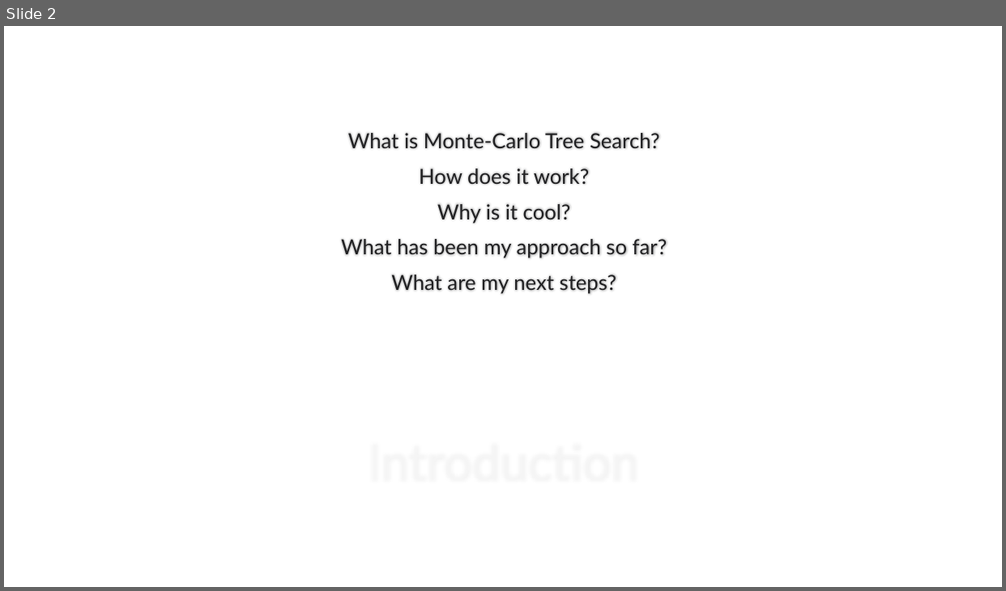
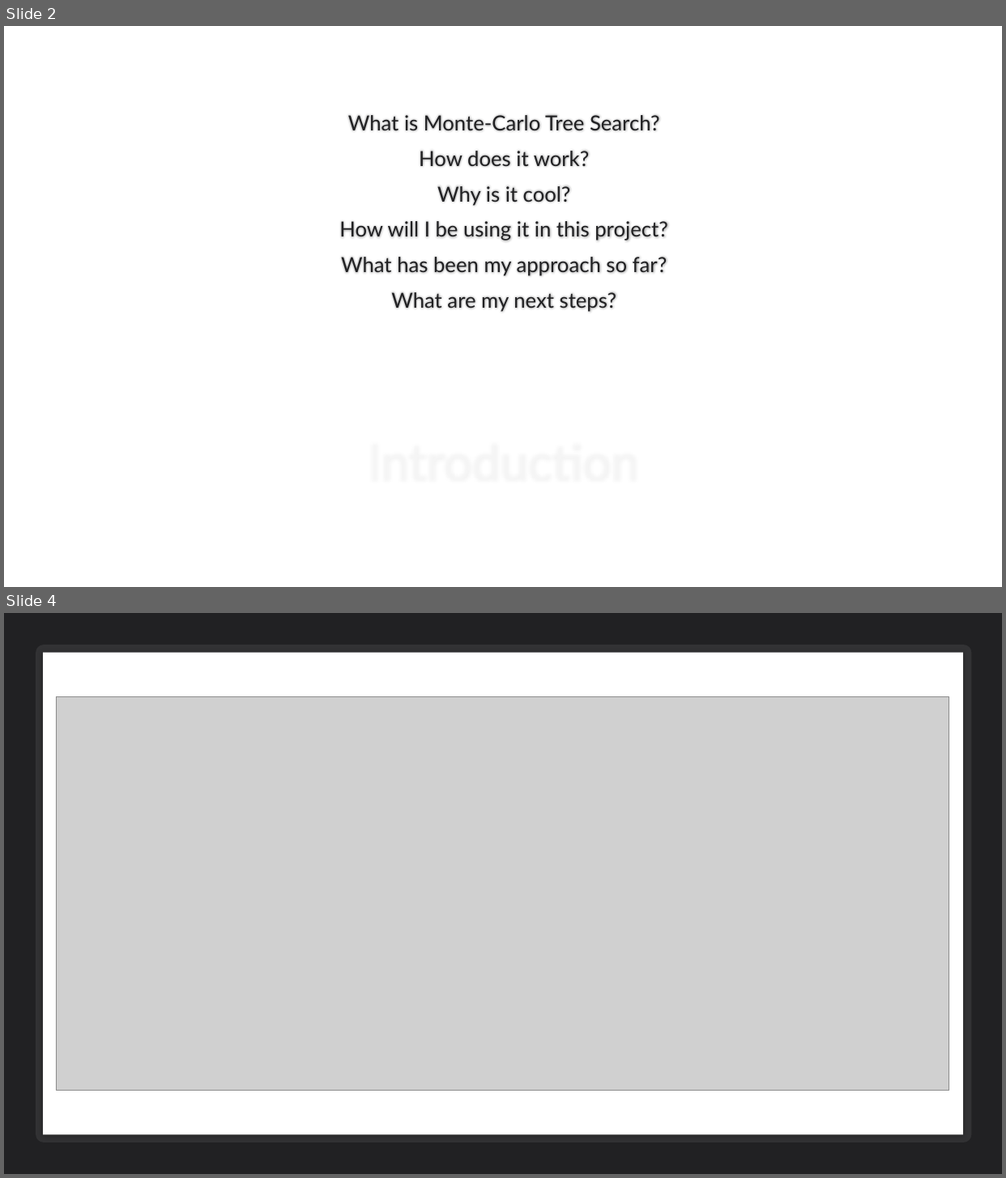
Before and after one commit to DanciuA004/Year3Project, a slide deck: documents/Interim Presentation.pptx. Shown one above the other, each under a label of ours: slide 2 before the commit, slides 2 and 4 after it; the slides between them are not shown. The pictures are 1006x591 and 1006x1178 pixels, drawn with LibreOffice and Linux fonts; fonts in the diff are those of the drawing; grey boxes stand for pictures; background and template pictures are left out. Boxes give left, top, right and bottom in pixels: in the first picture for what was removed or moved away, otherwise in the second. Text is boxed around its words. In the diff, an @@ line names an element or a change of style, - is before the commit and + after.

```diff
--- a/documents/Interim Presentation.pptx
+++ b/documents/Interim Presentation.pptx
@@ slide 4 added at [4,613,1002,1174], background picture (left out) @@
@@ rectangle added at [4,613,1002,1174], fill #212123 @@
@@ rectangle added at [43,653,963,1135], fill #FFFFFF @@
@@ rectangle added at [44,653,964,1135], outline #FFFFFF 15 pt @@
@@ picture added at [57,697,949,1091] @@
@@ slide 2 changed as well @@
@@ text at [339,221,667,241]: paragraph added @@
+How will I be using it in this project?
```
Also in this commit, not shown: 3 other slides changed, 2 other slides added, 2 slides removed.
